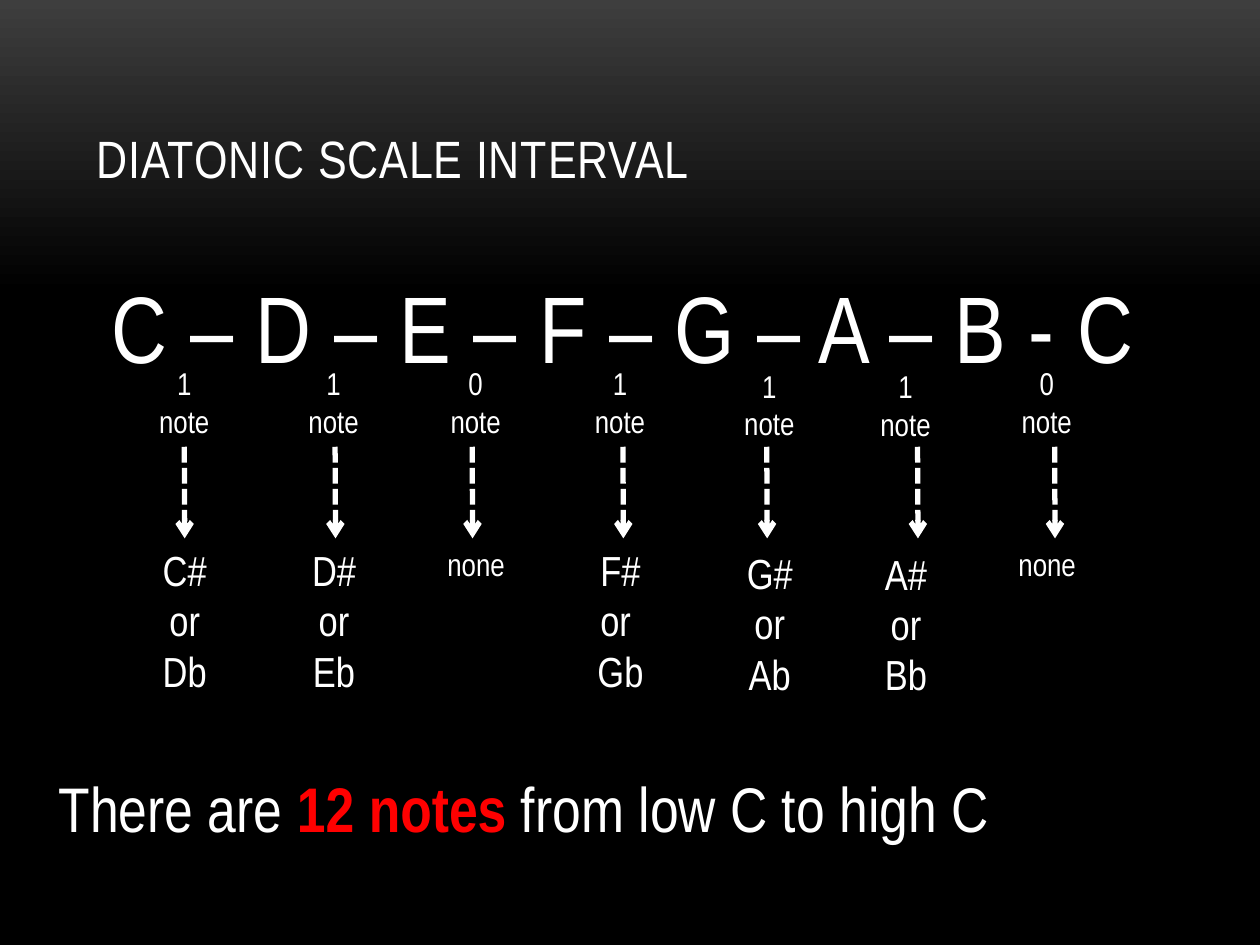
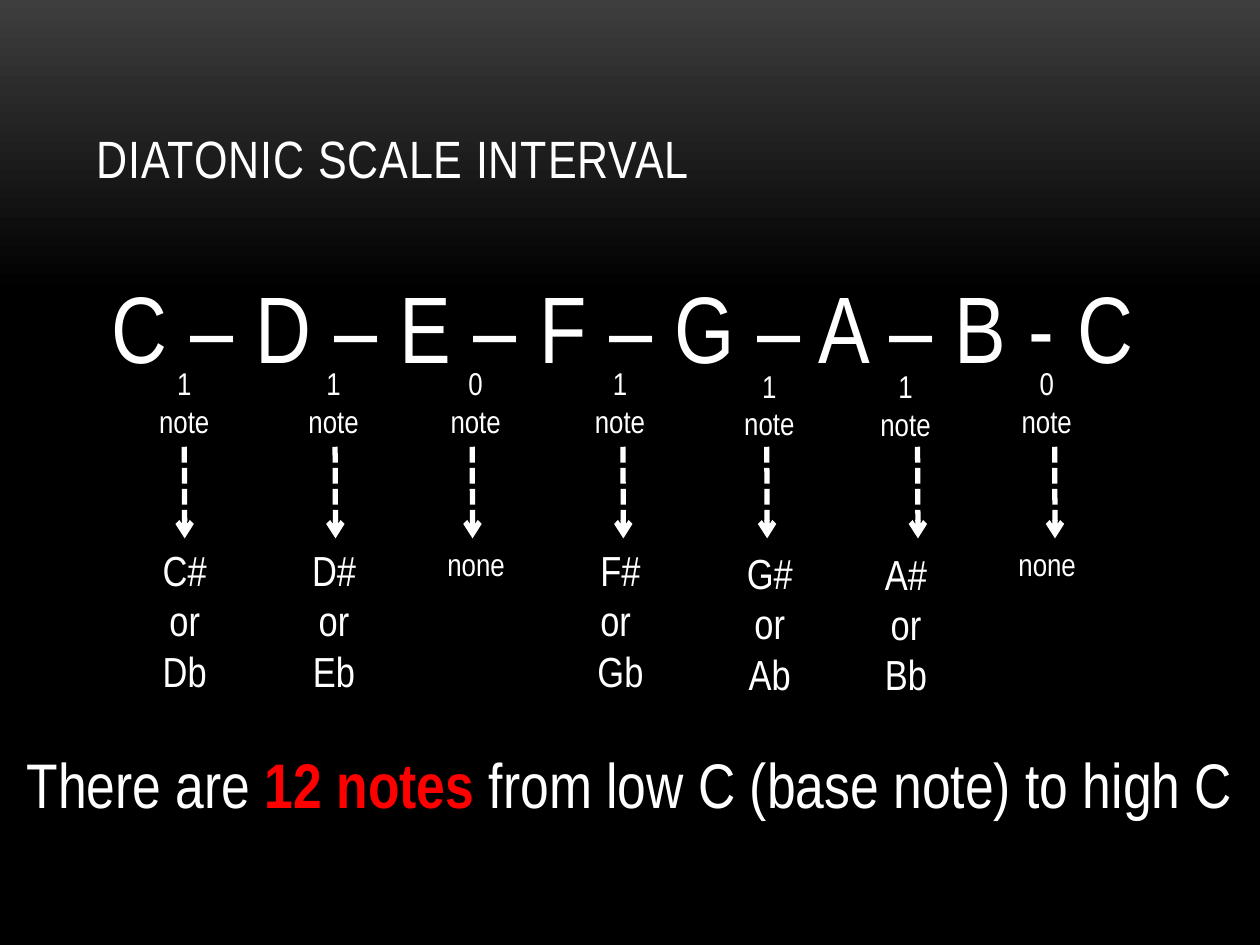
Before and after one commit to GrejSegura/datasciencecoursera, a slide deck: slide 9 of Assignments_Quizzes/Guitar Lessons/week 1/Week 1 v1.pptx. Drawn at 1260x945 pixels with LibreOffice and Linux fonts; fonts in the diff are those of the drawing; background and template pictures are left out. Boxes give left, top, right and bottom in pixels: in the first picture for what was removed or moved away, otherwise in the second. Text is boxed around its words. In the diff, an @@ line names an element or a change of style, - is before the commit and + after.

```diff
--- a/Assignments_Quizzes/Guitar Lessons/week 1/Week 1 v1.pptx
+++ b/Assignments_Quizzes/Guitar Lessons/week 1/Week 1 v1.pptx
@@ text at (27,762,1232,819): text changed @@
-There are 12 notes from low C to high C
+There are 12 notes from low C (base note) to high C
```
Also in this commit, not shown: 1 other slide changed, 3 slides added, 1 slide removed.
